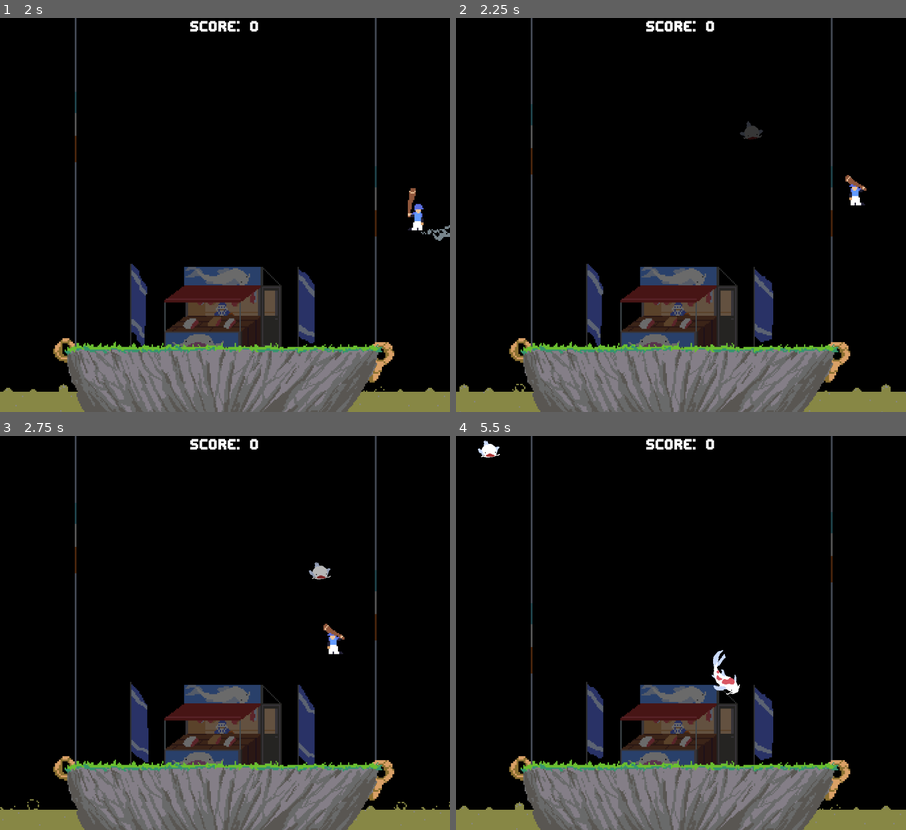
Above: before the commit, frames 1-4 (two rows, left to right).
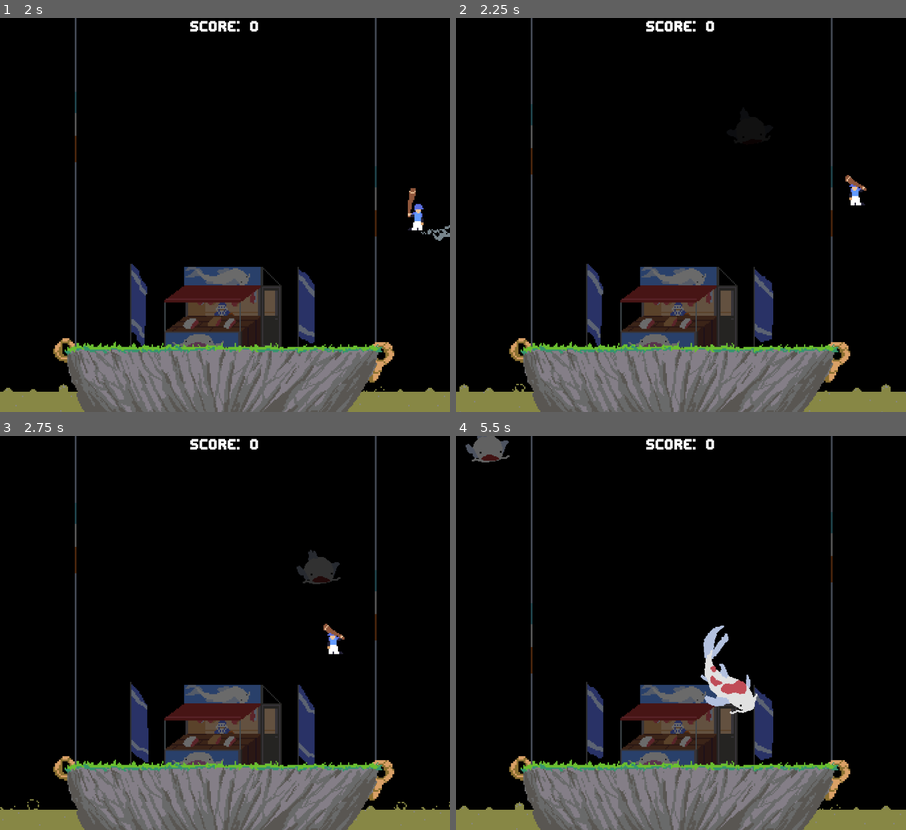
Above: after the commit, the same moments.

Repository: ButterM-40/Koi-Batter
Game: Godot game, scene res://Scenes/Game.tscn
The game is run twice, just before and just after one commit, with the same random seed, the same clock (stepped at 60 frames per second) and the same inputs. The project has no main scene, so this scene is started directly.
Inputs:
- Up to frame 1 (2 s): hold N (N) 0.53-1.28 s; hold D (Right) from 0.53 s (still down); tap W (Jump) at 0.77, 1.52 s; tap Space (Hit) at 1.35 s; tap N (N) at 1.55 s
- Up to frame 2 (2.25 s): release D (Right) at 2.03 s; hold A (Left) from 2.03 s (still down); hold N (N) from 2.03 s (still down)
- Up to frame 3 (2.75 s): keep holding A (Left); keep holding N (N)
- Up to frame 4 (5.5 s): release A (Left) at 2.78 s; release N (N) at 2.78 s; hold D (Right) 2.78-4.28 s; tap N (N) at 2.85, 4.35 s; tap W (Jump) at 3.02, 3.77, 4.52 s; hold N (N) 3.53-4.28 s; tap Space (Hit) at 3.6 s; hold A (Left) 4.28-5.03 s; hold D (Right) from 5.03 s (still down); hold N (N) from 5.03 s (still down)

Frame 1 is identical in both runs. In frame 2, 0.1% of the frame differs, in the area x 63-69%, y 26-31%; in frame 3, 0.5%; in frame 4, 1.7%, in the area x 2-67%, y 0-71%.

Commit message:
koi ordering
z ordering stuff

Diff:
--- a/Components/Fish/Koi_Fish.tscn
+++ b/Components/Fish/Koi_Fish.tscn
@@ -186,6 +186,18 @@
 "transitions": PackedFloat32Array(1),
 "update": 0,
 "values": [Color(1, 1, 1, 0)]
+}
+tracks/1/type = "value"
+tracks/1/imported = false
+tracks/1/enabled = true
+tracks/1/path = NodePath("AnimatedSprite2D:z_index")
+tracks/1/interp = 1
+tracks/1/loop_wrap = true
+tracks/1/keys = {
+"times": PackedFloat32Array(0),
+"transitions": PackedFloat32Array(1),
+"update": 1,
+"values": [0]
 }
 
 [sub_resource type="Animation" id="Animation_t0nqp"]
@@ -205,6 +217,7 @@
 
 [sub_resource type="Animation" id="Animation_v25j4"]
 resource_name = "fade"
+length = 4.0
 tracks/0/type = "value"
 tracks/0/imported = false
 tracks/0/enabled = true
@@ -212,10 +225,22 @@
 tracks/0/interp = 1
 tracks/0/loop_wrap = true
 tracks/0/keys = {
-"times": PackedFloat32Array(0, 1),
+"times": PackedFloat32Array(0, 3.9333334),
 "transitions": PackedFloat32Array(1, 1),
 "update": 0,
-"values": [Color(1, 1, 1, 0), Color(1, 1, 1, 1)]
+"values": [Color(0.012617188, 0.012617188, 0.012617188, 1), Color(1, 1, 1, 1)]
+}
+tracks/1/type = "value"
+tracks/1/imported = false
+tracks/1/enabled = true
+tracks/1/path = NodePath("AnimatedSprite2D:z_index")
+tracks/1/interp = 1
+tracks/1/loop_wrap = true
+tracks/1/keys = {
+"times": PackedFloat32Array(0.033333335, 0.46666667, 0.93333334, 1.4333333, 2, 2.4333334, 3.0666666, 3.4666667, 3.9),
+"transitions": PackedFloat32Array(1, 1, 1, 1, 1, 1, 1, 1, 1),
+"update": 0,
+"values": [-200, -174, -150, -126, -100, -79, -50, -31, -10]
 }
 
 [sub_resource type="AnimationLibrary" id="AnimationLibrary_t0nqp"]
@@ -226,6 +251,8 @@
 }
 
 [node name="Water_Fish" type="Node2D" unique_id=133270484 node_paths=PackedStringArray("fish_animated", "effect_animated")]
+z_index = -1
+scale = Vector2(2, 2)
 script = ExtResource("1_hu0mk")
 fish_animated = NodePath("AnimatedSprite2D")
 effect_animated = NodePath("AnimationPlayer")
@@ -233,9 +260,7 @@
 [node name="AnimatedSprite2D" type="AnimatedSprite2D" parent="." unique_id=1772974264]
 modulate = Color(1, 1, 1, 0)
 sprite_frames = SubResource("SpriteFrames_67aiy")
-animation = &"fish_jump"
-frame = 1
-frame_progress = 1.0
+animation = &"appear"
 
 [node name="Area2D" type="Area2D" parent="AnimatedSprite2D" unique_id=143011744 groups=["fish"]]
 
--- a/Components/Fish/fish.gd
+++ b/Components/Fish/fish.gd
@@ -27,6 +27,7 @@
 func _ready() -> void:
 	start_x = position.x
 	Hitbox.set_deferred("monitoring", false)
+	z_index = -200
 	_fish_spawning()
 
 func _fish_spawning() -> void:
@@ -67,6 +68,7 @@
 
 func _on_animated_sprite_2d_animation_finished() -> void:
 	imin = true
+	z_index = -1
 	if fish_animated.animation == "fish_jump" and !is_knocked:
 		Hitbox.set_deferred("monitoring", true)
 		is_falling = true
--- a/Scenes/Game.tscn
+++ b/Scenes/Game.tscn
@@ -353,13 +353,13 @@
 
 [node name="shop" type="Sprite2D" parent="Stadium/stadiumBG" unique_id=1634316651]
 modulate = Color(0.4149491, 0.4149491, 0.4149491, 1)
-z_index = -10
+z_index = -50
 position = Vector2(-5.75, -3.75)
 texture = ExtResource("3_fgofq")
 
 [node name="flag" type="AnimatedSprite2D" parent="Stadium/stadiumBG" unique_id=281402668]
 modulate = Color(0.45247537, 0.45247537, 0.45247537, 1)
-z_index = -10
+z_index = -50
 position = Vector2(-64.75, -4)
 sprite_frames = SubResource("SpriteFrames_nn1ml")
 autoplay = "default"
@@ -367,7 +367,7 @@
 
 [node name="flag2" type="AnimatedSprite2D" parent="Stadium/stadiumBG" unique_id=877295807]
 modulate = Color(0.45247537, 0.45247537, 0.45247537, 1)
-z_index = -1
+z_index = -50
 position = Vector2(62.25, -1.5)
 sprite_frames = SubResource("SpriteFrames_lc5be")
 autoplay = "default"
@@ -438,8 +438,12 @@
 frame_progress = 0.5532788
 
 [node name="Spawner" parent="." unique_id=585956034 instance=ExtResource("4_kldst")]
-
-[node name="CollisionShape2D" parent="Spawner/Area2D" parent_id_path=PackedInt32Array(585956034, 1177488630) index="0" unique_id=1063863332]
+z_as_relative = false
+
+[node name="Area2D" parent="Spawner" index="1" unique_id=1177488630]
+z_as_relative = false
+
+[node name="CollisionShape2D" parent="Spawner/Area2D" index="0" unique_id=1063863332]
 position = Vector2(507, 24)
 
 [node name="AudioStreamPlayer2D" type="AudioStreamPlayer2D" parent="." unique_id=1568448281]
@@ -463,6 +467,16 @@
 horizontal_alignment = 1
 script = ExtResource("9_bf53h")
 
+[node name="GameOver" type="RichTextLabel" parent="CanvasLayer" unique_id=1573698595]
+visible = false
+offset_left = 380.0
+offset_top = 290.0
+offset_right = 661.0
+offset_bottom = 373.0
+theme_override_fonts/normal_font = ExtResource("10_dahhg")
+theme_override_font_sizes/normal_font_size = 59
+text = "GAME OVER"
+
 [connection signal="area_entered" from="Stadium/FloorDetection" to="Stadium" method="_on_floor_detection_area_entered"]
 
 [editable path="Spawner"]
--- a/Scenes/stadium.gd
+++ b/Scenes/stadium.gd
@@ -17,3 +17,5 @@
 			floor_anim.play("default")
 			var target = available[randi_range(0, available.size() - 1)]
 			target._break()
+		if available.size() == 0:
+			$"../CanvasLayer/GameOver".visible = true
